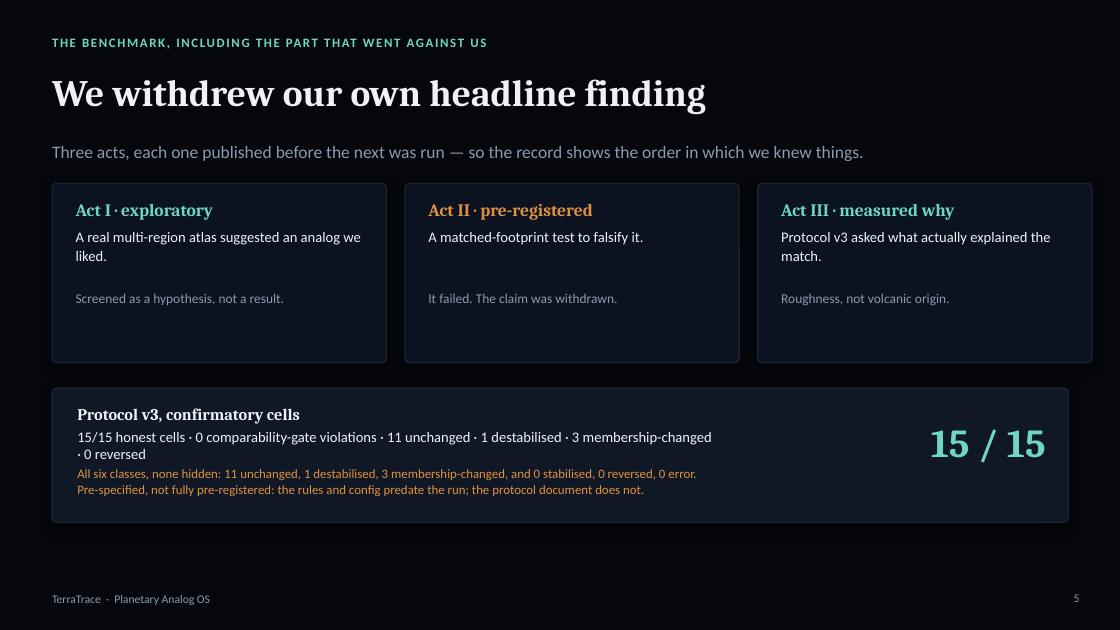
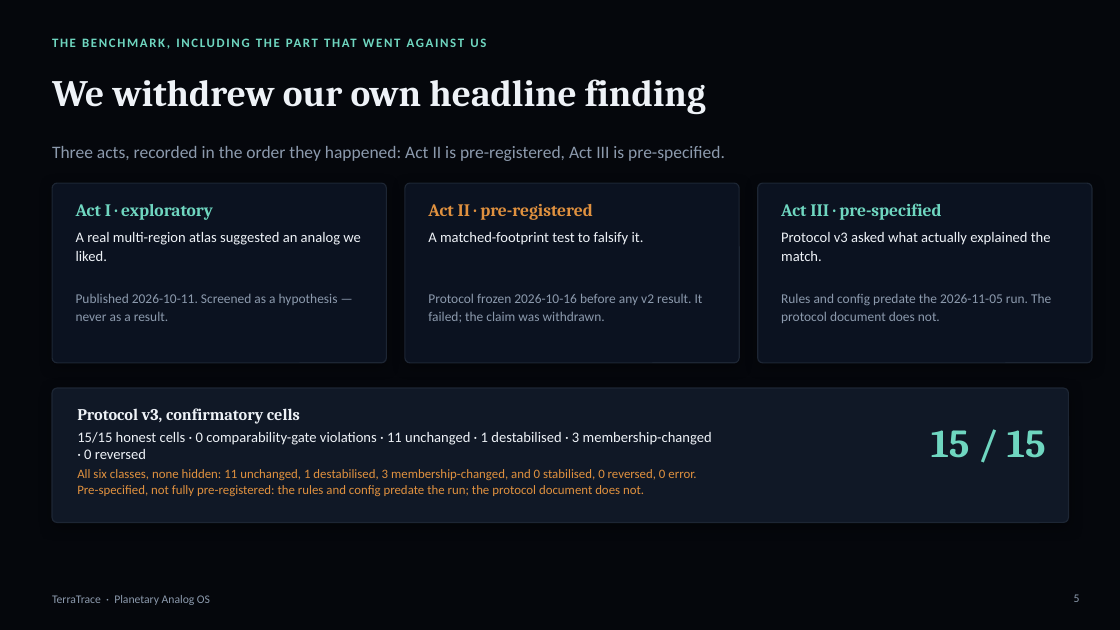
Before and after one commit to pal-123456789/terratrace, a slide deck: slide 5 of TerraTrace-deck.pptx. Drawn at 1120x630 pixels with LibreOffice and Linux fonts; fonts in the diff are those of the drawing. Boxes give left, top, right and bottom in pixels: in the first picture for what was removed or moved away, otherwise in the second. Text is boxed around its words. In the diff, an @@ line names an element or a change of style, - is before the commit and + after.

```diff
--- a/TerraTrace-deck.pptx
+++ b/TerraTrace-deck.pptx
@@ text at [52,146,725,161]: text changed @@
-Three acts, each one published before the next was run — so the record shows the order in which we knew things.
+Three acts, recorded in the order they happened: Act II is pre-registered, Act III is pre-specified.
@@ text at [781,203,941,220]: text changed @@
-Act III · measured why
+Act III · pre-specified
@@ text at [76,293,338,321]: text changed @@
-Screened as a hypothesis, not a result.
+Published 2026-10-11. Screened as a hypothesis — never as a result.
@@ text at [428,293,703,322]: text changed @@
-It failed. The claim was withdrawn.
+Protocol frozen 2026-10-16 before any v2 result. It failed; the claim was withdrawn.
@@ text at [781,293,1051,323]: text changed @@
-Roughness, not volcanic origin.
+Rules and config predate the 2026-11-05 run. The protocol document does not.
```
Also in this commit, not shown: 4 other slides changed, 1 other file.
